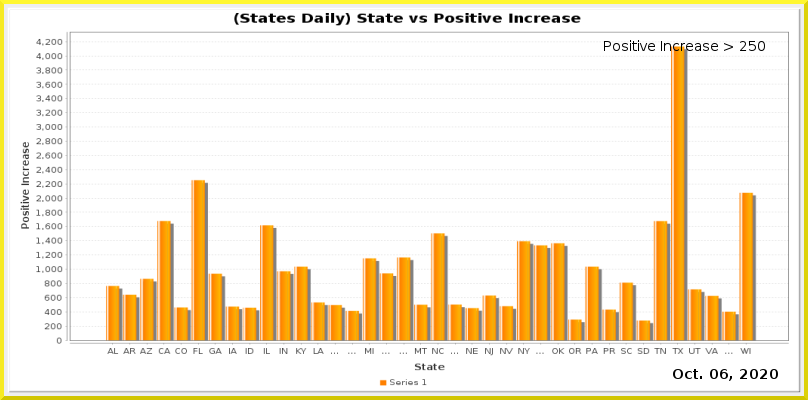
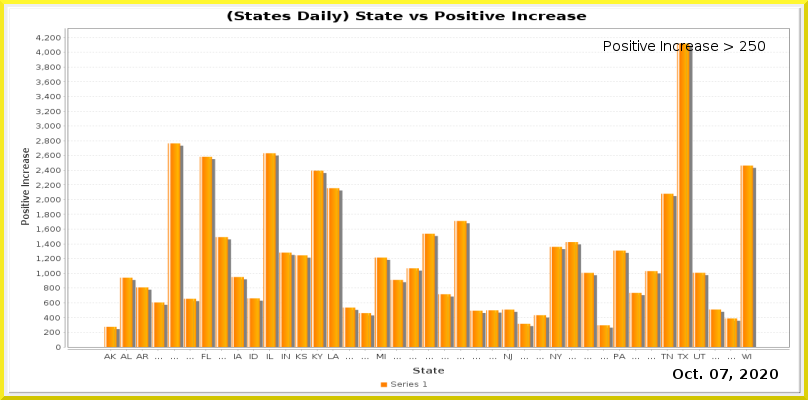
Comparing the layer stacks of the two (808, 400) images. Changes:
painted on "Current Date" over [720, 369, 728, 379]
painted on "Date_vs_TestIncrease.png" over [7, 7, 801, 394]
